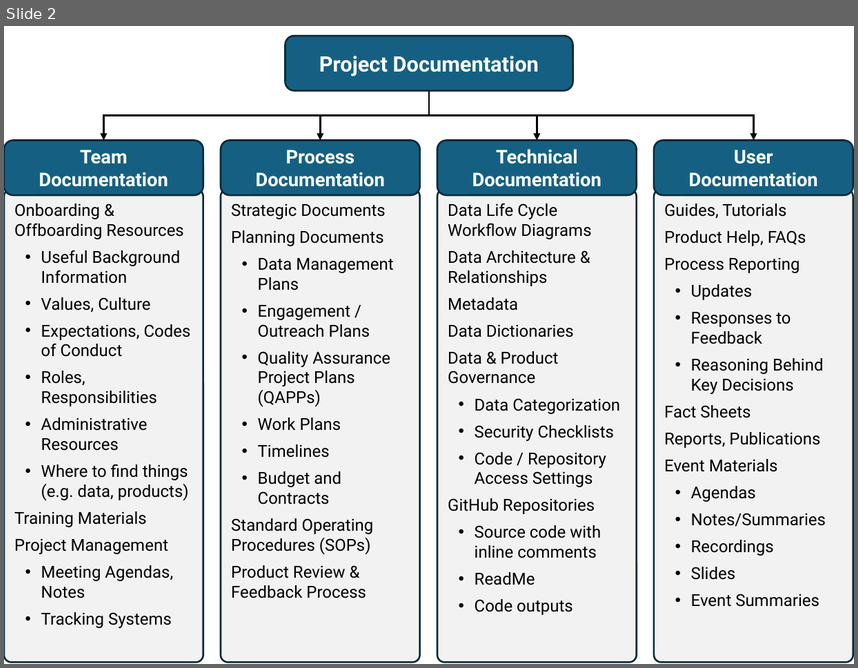
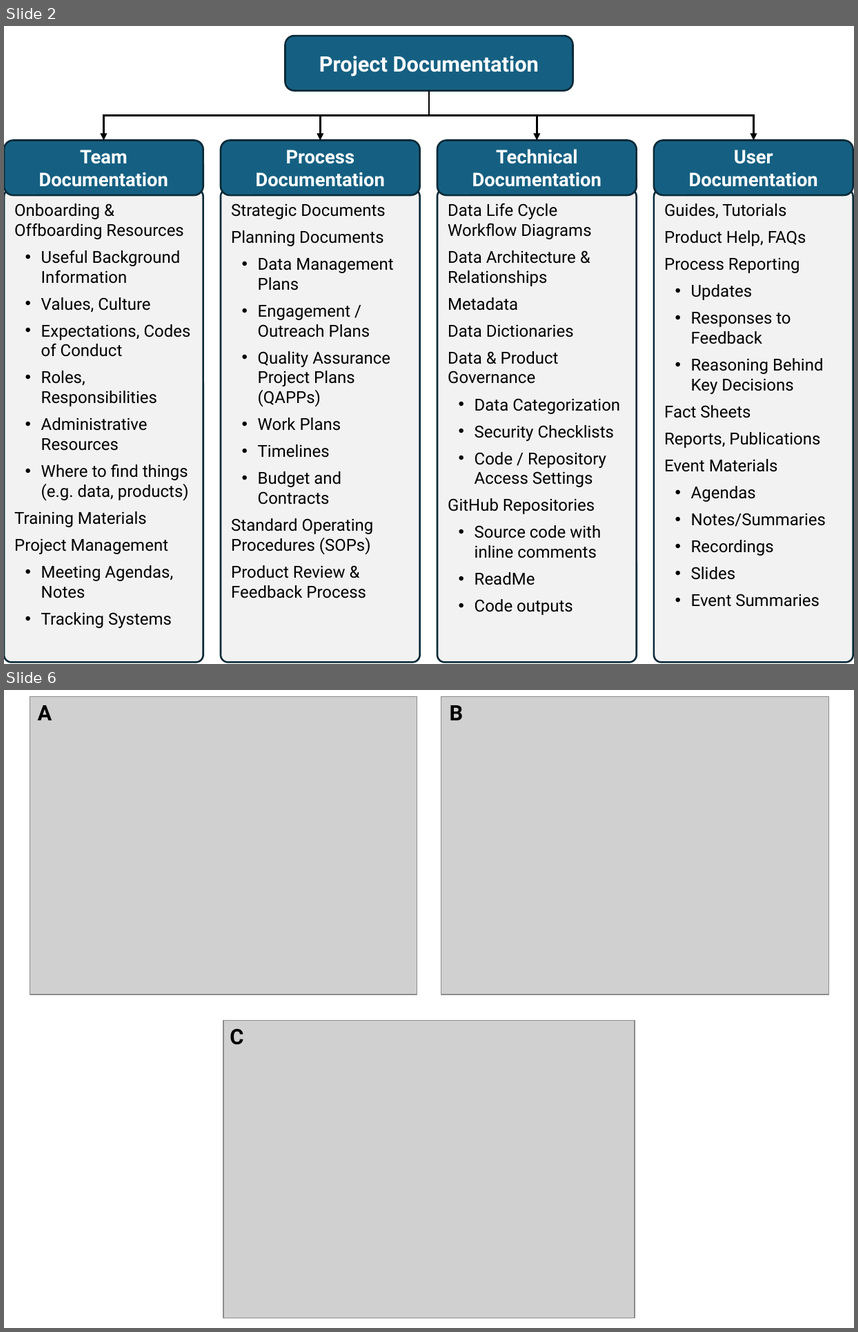
Before and after one commit to CAWaterBoardDataCenter/equity-data-handbook, a slide deck: images/graphics.pptx. Shown one above the other, each under a label of ours: slide 2 before the commit, slides 2 and 6 after it; the slides between them are not shown. The pictures are 858x668 and 858x1332 pixels, drawn with LibreOffice and Linux fonts; fonts in the diff are those of the drawing; grey boxes stand for pictures. Boxes give left, top, right and bottom in pixels: in the first picture for what was removed or moved away, otherwise in the second. Text is boxed around its words. In the diff, an @@ line names an element or a change of style, - is before the commit and + after.

```diff
--- a/images/graphics.pptx
+++ b/images/graphics.pptx
@@ slide 6 added at (x1=4, y1=690, x2=854, y2=1328), background #FFFFFF @@
@@ picture added at (x1=30, y1=697, x2=417, y2=994) @@
@@ text added at (x1=38, y1=705, x2=52, y2=720), 18 pt, text #000000, bold @@
+A
@@ picture added at (x1=441, y1=697, x2=829, y2=994) @@
@@ text added at (x1=450, y1=705, x2=464, y2=720), 18 pt, text #000000, bold @@
+B
@@ picture added at (x1=223, y1=1020, x2=635, y2=1317) @@
@@ text added at (x1=230, y1=1029, x2=243, y2=1045), 18 pt, text #000000, bold @@
+C
```
Also in this commit, not shown: 3 other slides added, 2 other files.
